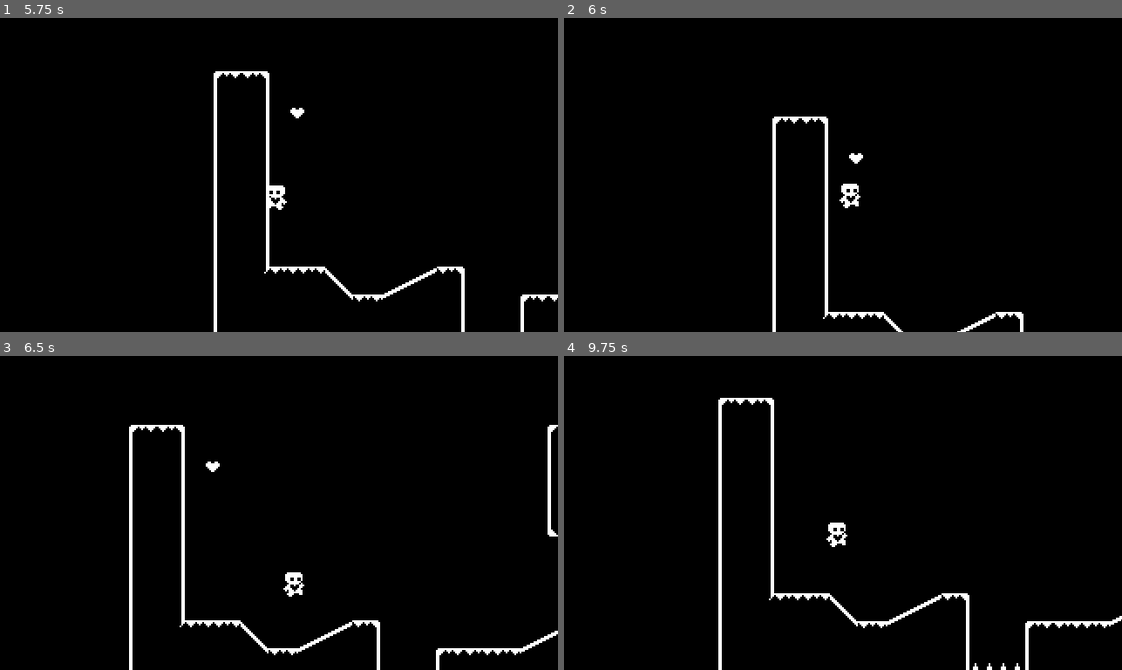
Above: before the commit, frames 1-4 (two rows, left to right).
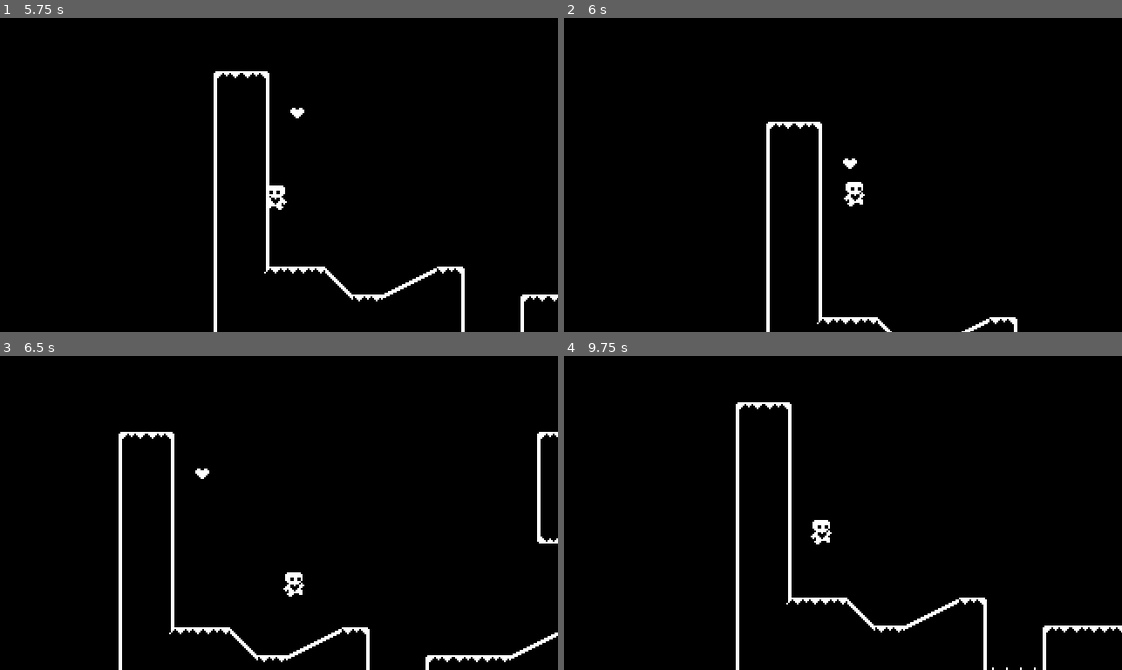
Above: after the commit, the same moments.

Repository: JamesIry/heart-platformer-godot4
Game: Godot game, scene res://start_menu.tscn
The game is run twice, just before and just after one commit, with the same random seed, the same clock (stepped at 60 frames per second) and the same inputs.
Inputs:
- Up to frame 1 (5.75 s): click "Start Game" at 0.5 s; hold D (move_right) 1.28-2.78 s; tap Up (jump) at 1.35, 1.52, 1.82, 2.1, 2.27, 2.57, 2.85, 3.6, 3.77, 4.07, 4.35, 4.52, 4.82, 5.1, 5.27, 5.57 s; hold A (move_left) 2.78-3.53 s; hold D (move_right) 3.53-5.03 s; hold A (move_left) from 5.03 s (still down)
- Up to frame 2 (6 s): release A (move_left) at 5.78 s; hold D (move_right) from 5.78 s (still down); tap Up (jump) at 5.85 s
- Up to frame 3 (6.5 s): keep holding D (move_right)
- Up to frame 4 (9.75 s): release D (move_right) at 6.53 s; hold A (move_left) 6.53-8.03 s; tap Up (jump) at 6.6, 6.77, 7.07, 7.35, 7.52, 7.82, 8.1, 8.27, 8.57, 8.85, 9.6 s; hold D (move_right) from 8.03 s (still down)

Frame 1 is identical in both runs. In frame 2, 2.7% of the frame differs, in the area x 36-83%, y 31-100%; in frame 3, 4.1%, in the area x 21-100%, y 21-100%; in frame 4, 4.1%.

Commit message:
Video 12:   Wall Jump Fix

Diff:
--- a/player.gd
+++ b/player.gd
@@ -5,10 +5,12 @@
 
 var air_jump = false
 var just_wall_jumped = false
+var wall_normal = Vector2.ZERO
 var gravity = ProjectSettings.get_setting("physics/2d/default_gravity")
 
 @onready var animated_sprite_2d: AnimatedSprite2D = $AnimatedSprite2D
 @onready var coyote_jump_timer: Timer = $CoyoteJumpTimer
+@onready var wall_jump_timer = $WallJumpTimer
 @onready var starting_position = global_position
 
 
@@ -26,11 +28,17 @@
 	update_animations(input_axis)
 
 	var was_on_floor = is_on_floor()
+	var was_on_wall = is_on_wall_only()
+	if was_on_wall:
+		wall_normal = get_wall_normal()
 	move_and_slide()
 	var just_left_ledge = was_on_floor and not is_on_floor() and velocity.y >= 0
 	if just_left_ledge:
 		coyote_jump_timer.start()
 	just_wall_jumped = false
+	var just_left_wall = was_on_wall and not is_on_wall()
+	if just_left_wall:
+		wall_jump_timer.start()
 
 
 func apply_gravity(delta: float):
@@ -38,8 +46,7 @@
 		velocity.y += gravity * delta * movement_data.gravity_scale
 
 func handle_wall_jump():
-	if is_on_wall_only():
-		var wall_normal = get_wall_normal()
+	if is_on_wall_only() or wall_jump_timer.time_left > 0:
 		if Input.is_action_just_pressed("jump") and (wall_normal == Vector2.LEFT or wall_normal == Vector2.RIGHT):
 			just_wall_jumped = true
 			velocity.x = wall_normal.x * movement_data.speed
--- a/player.tscn
+++ b/player.tscn
@@ -107,6 +107,10 @@
 wait_time = 0.1
 one_shot = true
 
+[node name="WallJumpTimer" type="Timer" parent="."]
+wait_time = 0.1
+one_shot = true
+
 [node name="Camera2D" type="Camera2D" parent="."]
 position = Vector2(0, -32)
 position_smoothing_enabled = true
